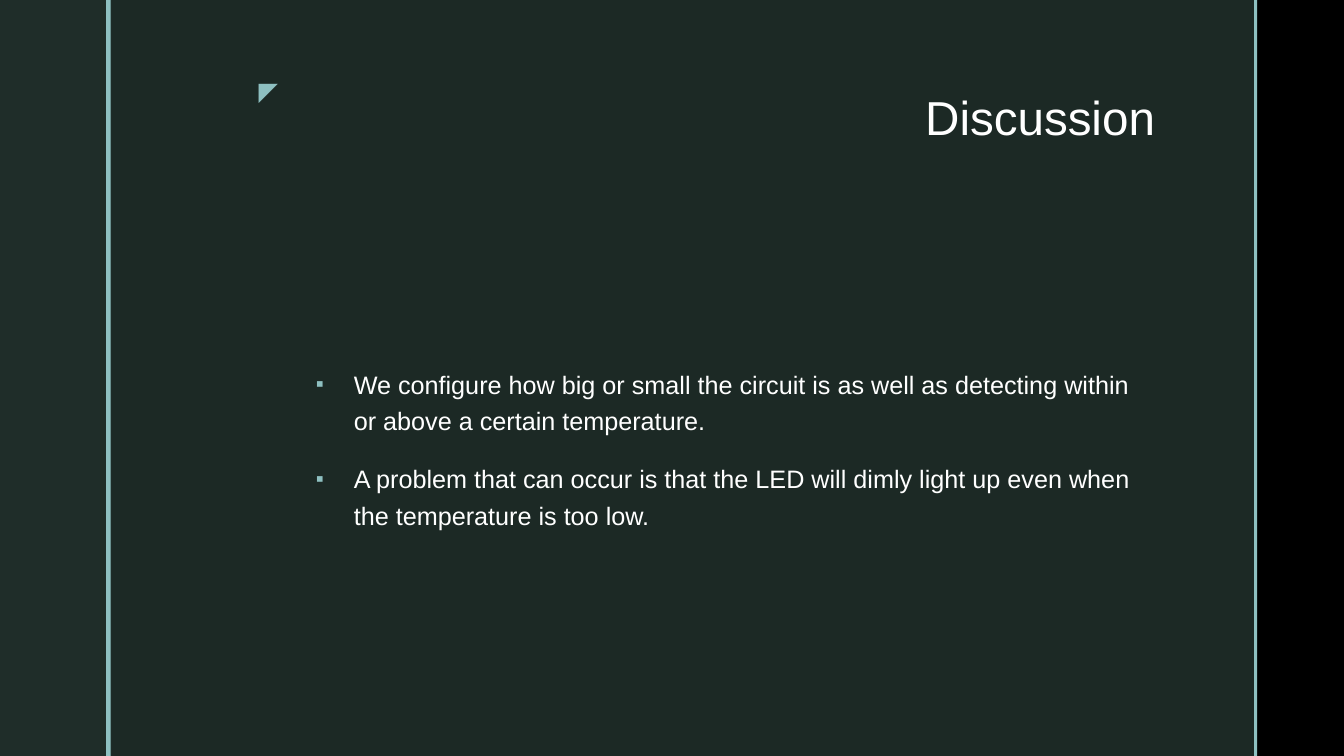
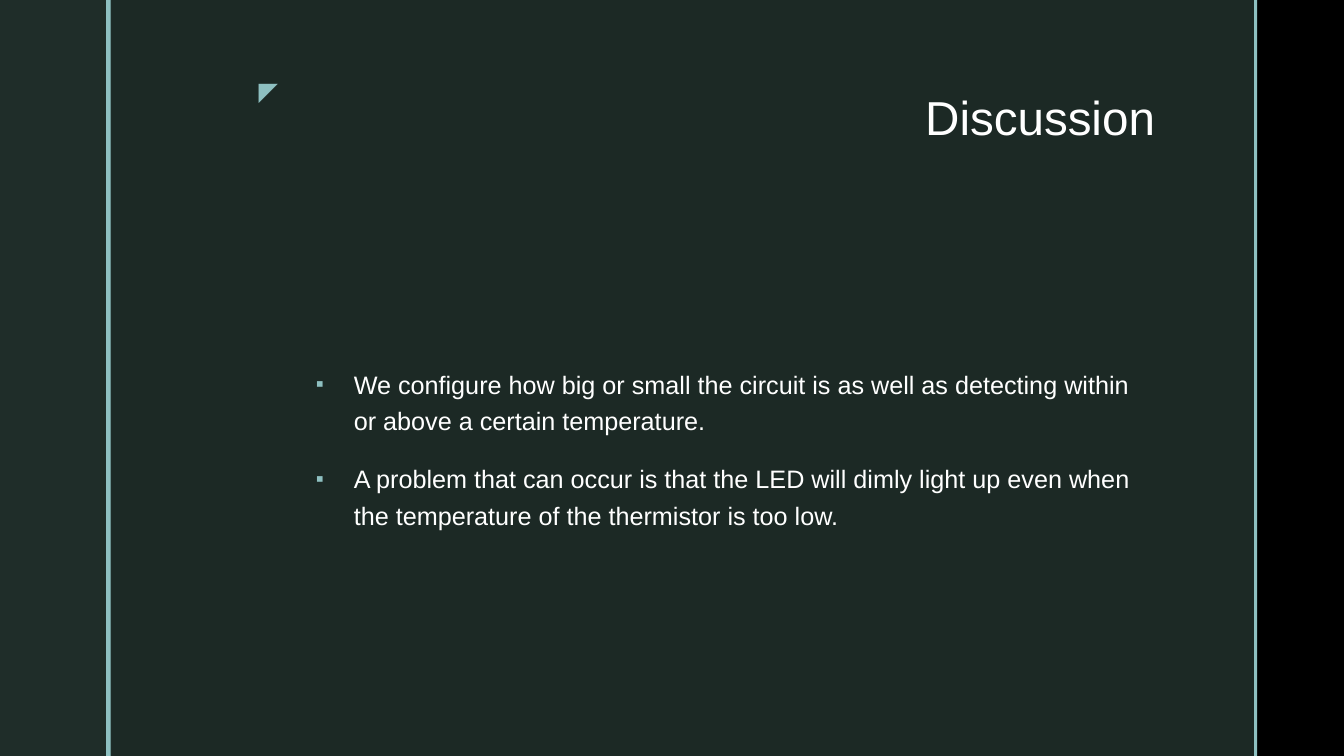
Before and after one commit to DCACFundamentals/dcac-lab-project-ThermistorThermometer, a slide deck: slide 4 of Thermometer Project.pptx. Drawn at 1344x756 pixels with LibreOffice and Linux fonts; fonts in the diff are those of the drawing; background and template pictures are left out. Boxes give left, top, right and bottom in pixels: in the first picture for what was removed or moved away, otherwise in the second. Text is boxed around its words. In the diff, an @@ line names an element or a change of style, - is before the commit and + after.

```diff
--- a/Thermometer Project.pptx
+++ b/Thermometer Project.pptx
@@ text at bbox=[354, 469, 1129, 530]: text changed @@
-▪ A problem that can occur is that the LED will dimly light up even when the temperature is too low.
+▪ A problem that can occur is that the LED will dimly light up even when the temperature of the thermistor is too low.
```
Also in this commit, not shown: 2 other slides changed.
